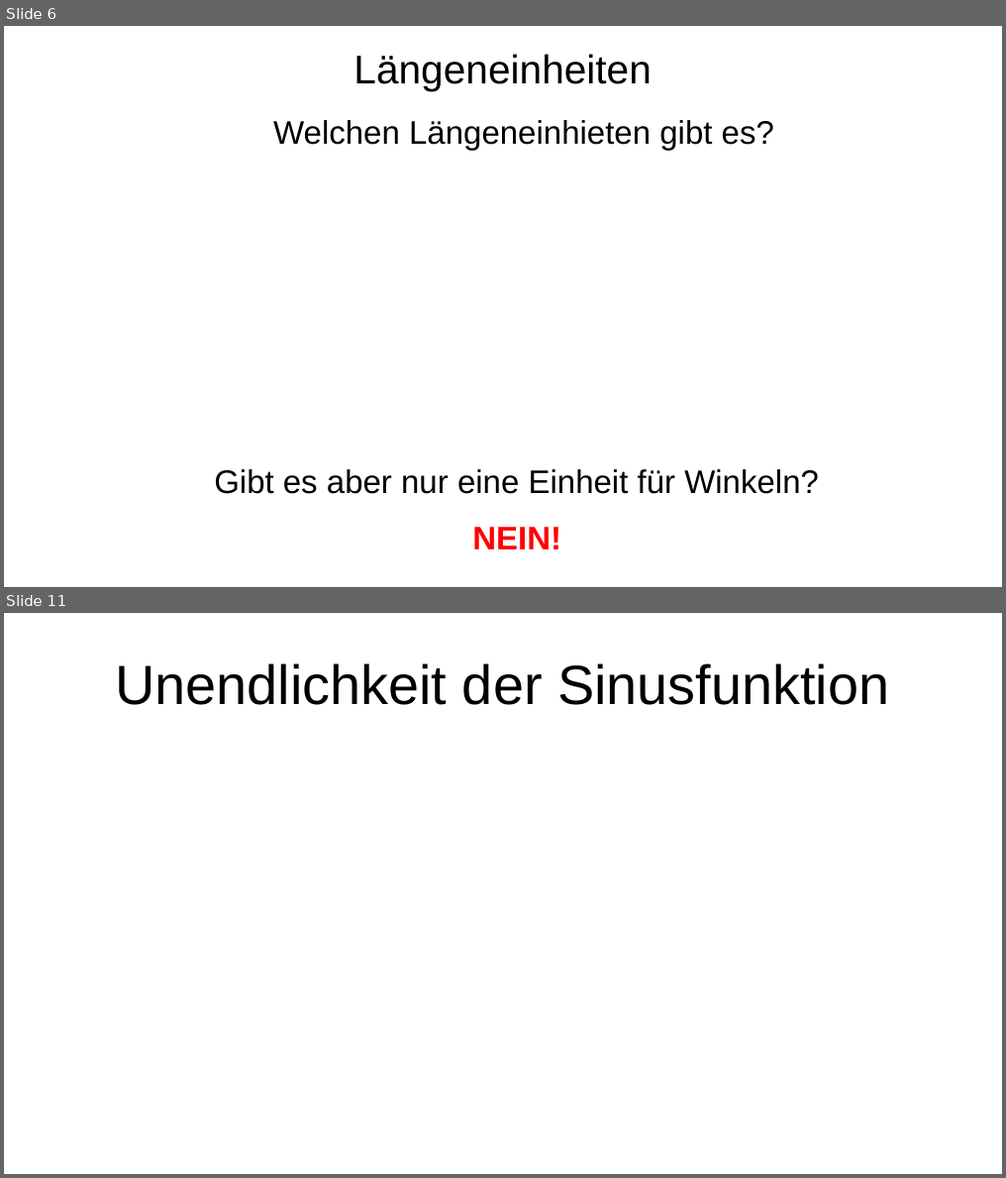
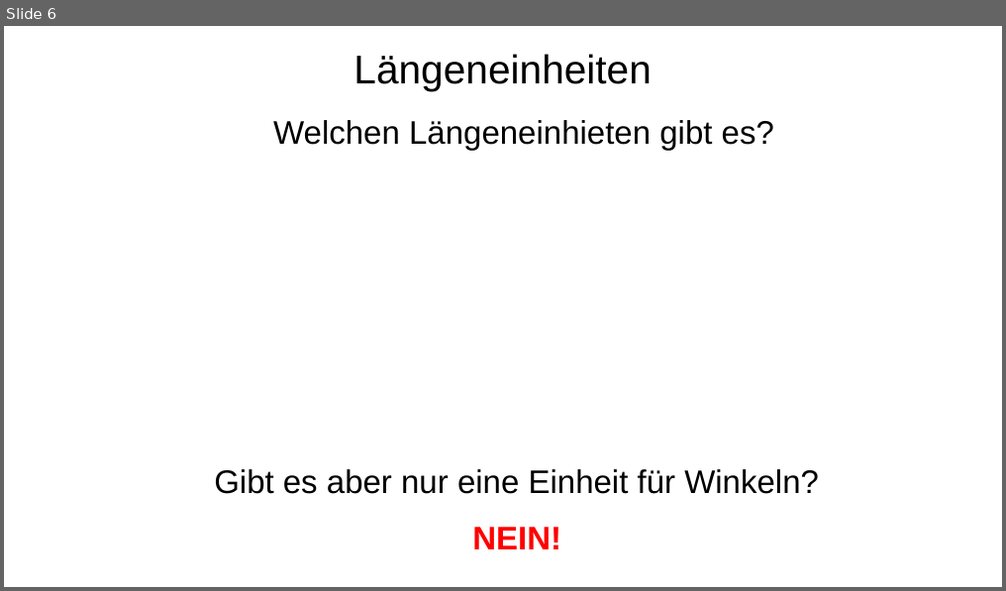
Before and after one commit to bearums/teaching, a slide deck: B5/Mathe/2024/D12/Sinus_funktion/02/pres.odp. Shown one above the other, each under a label of ours: slides 6 and 11 before the commit, slide 6 after it; the slides between them are not shown. The pictures are 1006x1178 and 1006x591 pixels, drawn with LibreOffice and Linux fonts; fonts in the diff are those of the drawing. Boxes give left, top, right and bottom in pixels: in the first picture for what was removed or moved away, otherwise in the second. Text is boxed around its words. In the diff, an @@ line names an element or a change of style, - is before the commit and + after.

```diff
--- a/B5/Mathe/2024/D12/Sinus_funktion/02/pres.odp
+++ b/B5/Mathe/2024/D12/Sinus_funktion/02/pres.odp
@@ slide 11 removed at bbox=[4, 613, 1002, 1174], background #FFFFFF @@
@@ title removed at bbox=[115, 663, 889, 705] @@
-Unendlichkeit der Sinusfunktion
```
Also in this commit, not shown: 2 slides changed, 9 slides added, 4 other slides removed, 10 other files.
